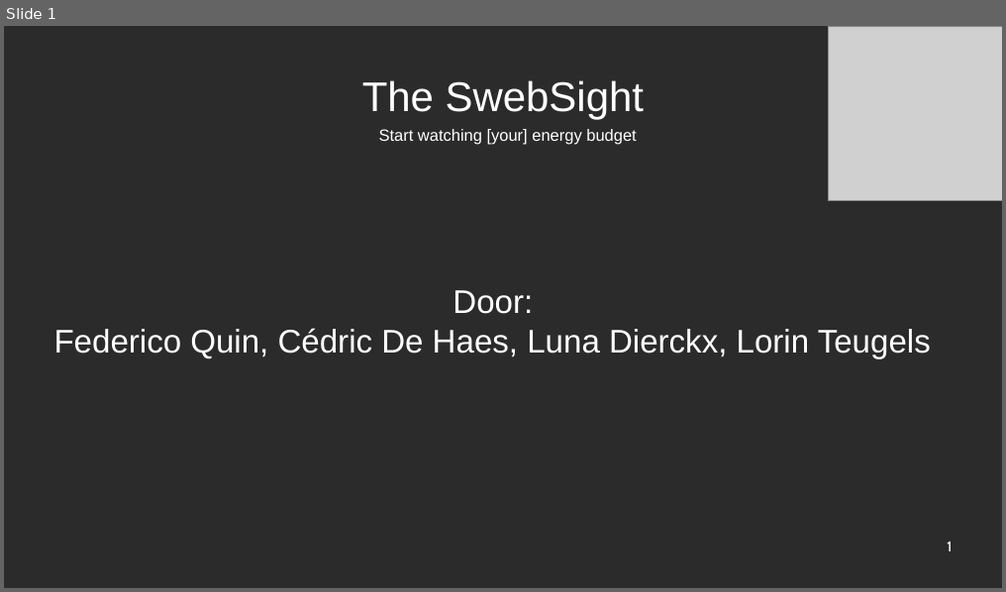
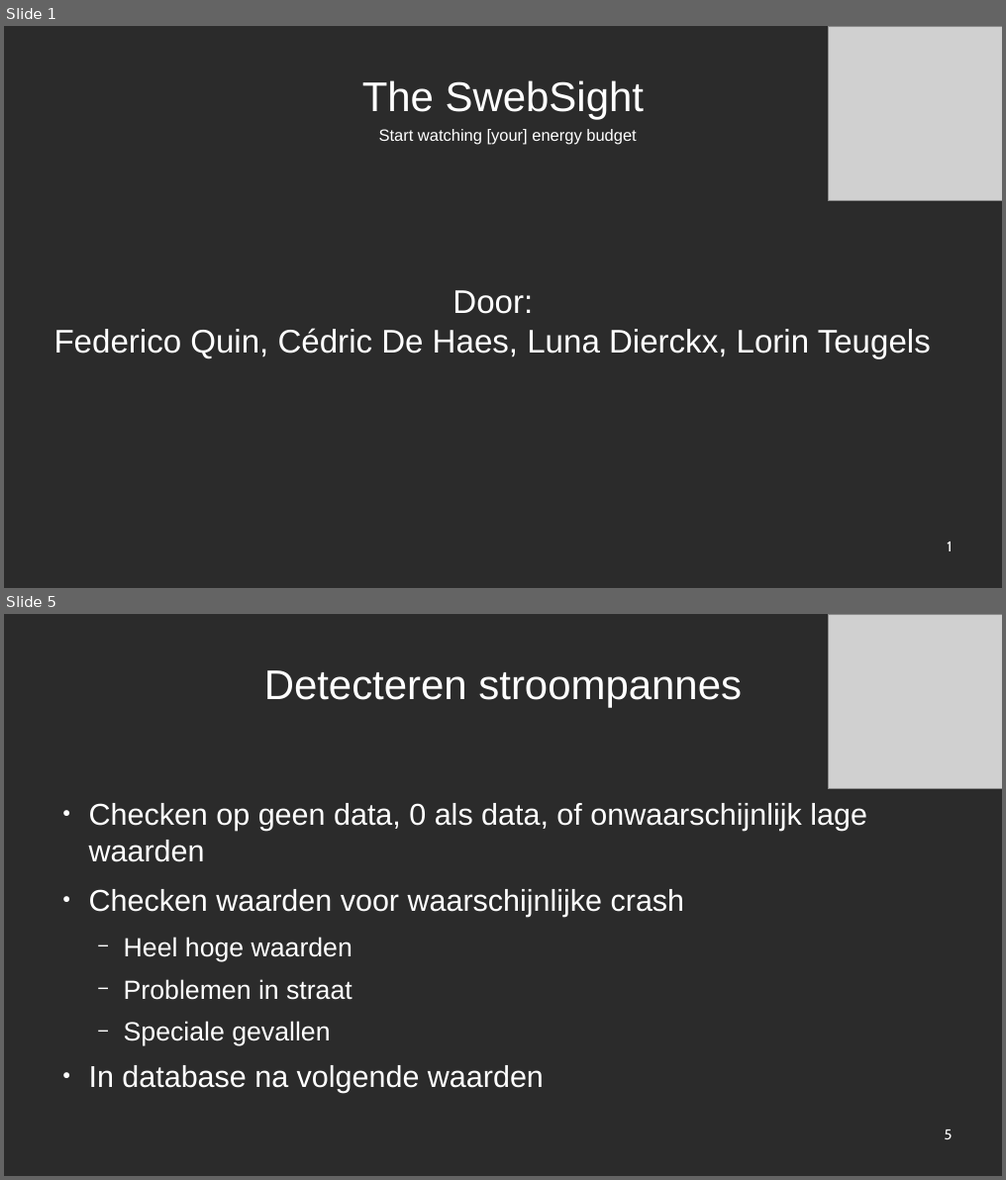
Before and after one commit to cekefun/Project_Databases, a slide deck: Powerpoint_databases.odp. Shown one above the other, each under a label of ours: slide 1 before the commit, slides 1 and 5 after it; the slides between them are not shown. The pictures are 1006x592 and 1006x1180 pixels, drawn with LibreOffice and Linux fonts; fonts in the diff are those of the drawing; grey boxes stand for pictures; background and template pictures are left out; a plain dark background stands for a picture behind light text. Boxes give left, top, right and bottom in pixels: in the first picture for what was removed or moved away, otherwise in the second. Text is boxed around its words. In the diff, an @@ line names an element or a change of style, - is before the commit and + after.

```diff
--- a/Powerpoint_databases.odp
+++ b/Powerpoint_databases.odp
@@ slide 5 added at box(4, 614, 1002, 1176), background picture (left out) @@
@@ picture added at box(828, 614, 1002, 788) @@
@@ title added at box(264, 670, 742, 708), 40.6 pt, text #FFFFFF @@
+Detecteren stroompannes
@@ text added at box(89, 803, 867, 1088), 29.5 pt, text #FFFFFF @@
+● Checken op geen data, 0 als data, of onwaarschijnlijk lage waarden
+● Checken waarden voor waarschijnlijke crash
+  − Heel hoge waarden
+  − Problemen in straat
+  − Speciale gevallen
+● In database na volgende waarden
@@ page number added at box(944, 1130, 952, 1140), 14 pt, text #FFFFFF @@
+5
```
Also in this commit, not shown: 2 slides changed, 5 other slides added, 4 slides removed.
